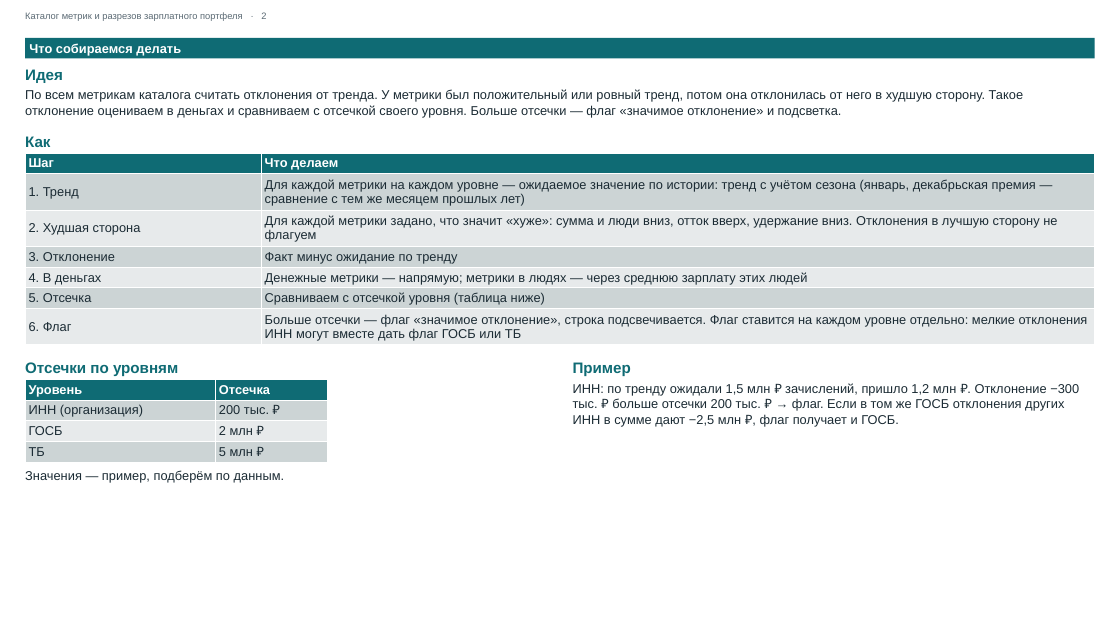
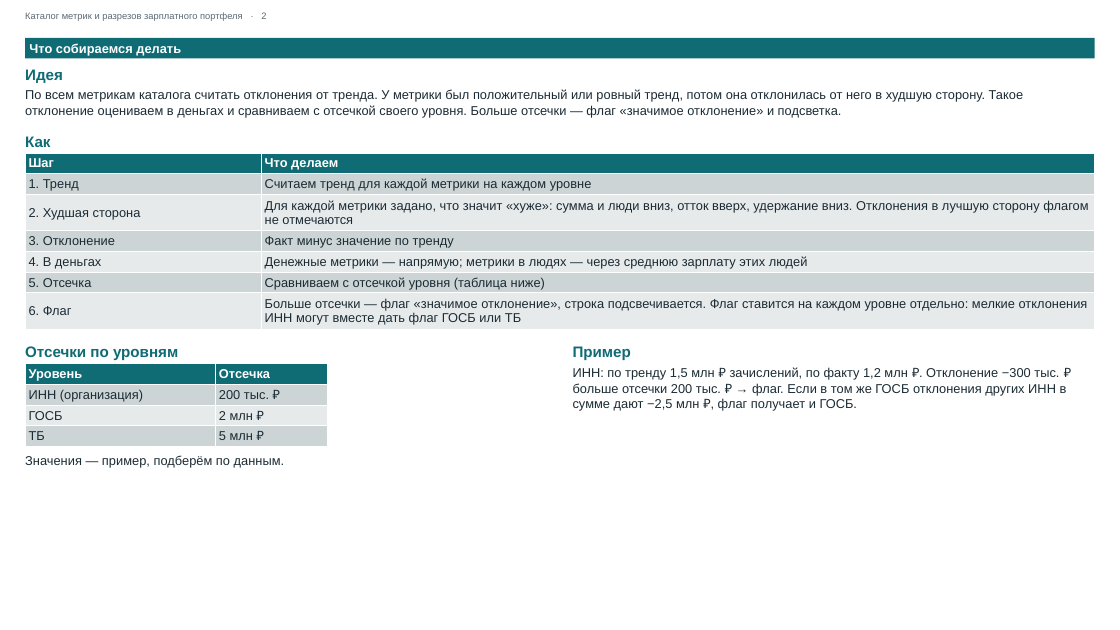
Before and after one commit to darkyhot/dashboards, a slide deck: slide 2 of uzp_scripts/portfolio_core/metrics_catalog.pptx. Drawn at 1120x630 pixels with LibreOffice and Linux fonts; fonts in the diff are those of the drawing. Boxes give left, top, right and bottom in pixels: in the first picture for what was removed or moved away, otherwise in the second. Text is boxed around its words. In the diff, an @@ line names an element or a change of style, - is before the commit and + after.

```diff
--- a/uzp_scripts/portfolio_core/metrics_catalog.pptx
+++ b/uzp_scripts/portfolio_core/metrics_catalog.pptx
@@ table at [25, 153, 1095, 329] @@
-row 2, column 2: Для каждой метрики на каждом уровне — ожидаемое значение по истории: тренд с учётом сезона (январь, декабрьская премия — сравнение с тем же месяцем прошлых лет)
+row 2, column 2: Считаем тренд для каждой метрики на каждом уровне
-row 3, column 2: Для каждой метрики задано, что значит «хуже»: сумма и люди вниз, отток вверх, удержание вниз. Отклонения в лучшую сторону не флагуем
+row 3, column 2: Для каждой метрики задано, что значит «хуже»: сумма и люди вниз, отток вверх, удержание вниз. Отклонения в лучшую сторону флагом не отмечаются
-row 4, column 2: Факт минус ожидание по тренду
+row 4, column 2: Факт минус значение по тренду
@@ 3 texts, 1 table: place and size @@
-3 texts, 1 table at [25, 362, 631, 483]
+3 texts, 1 table at [25, 346, 631, 468]
@@ text at [573, 367, 1067, 411]: text changed @@
-ИНН: по тренду ожидали 1,5 млн ₽ зачислений, пришло 1,2 млн ₽. Отклонение −300 тыс. ₽ больше отсечки 200 тыс. ₽ → флаг. Если в том же ГОСБ отклонения других ИНН в сумме дают −2,5 млн ₽, флаг получает и ГОСБ.
+ИНН: по тренду 1,5 млн ₽ зачислений, по факту 1,2 млн ₽. Отклонение −300 тыс. ₽ больше отсечки 200 тыс. ₽ → флаг. Если в том же ГОСБ отклонения других ИНН в сумме дают −2,5 млн ₽, флаг получает и ГОСБ.
```
Also in this commit, not shown: 1 other file.
